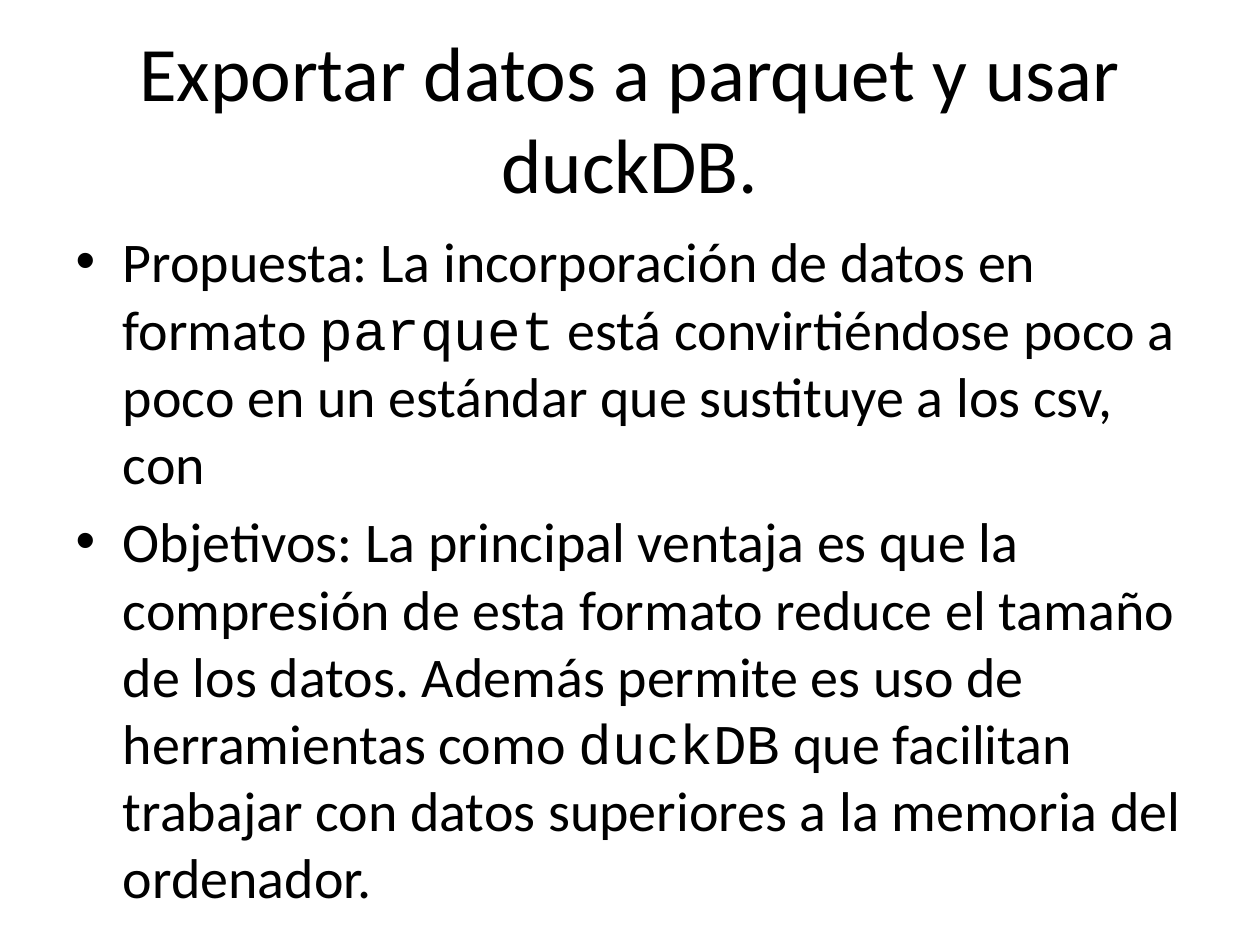
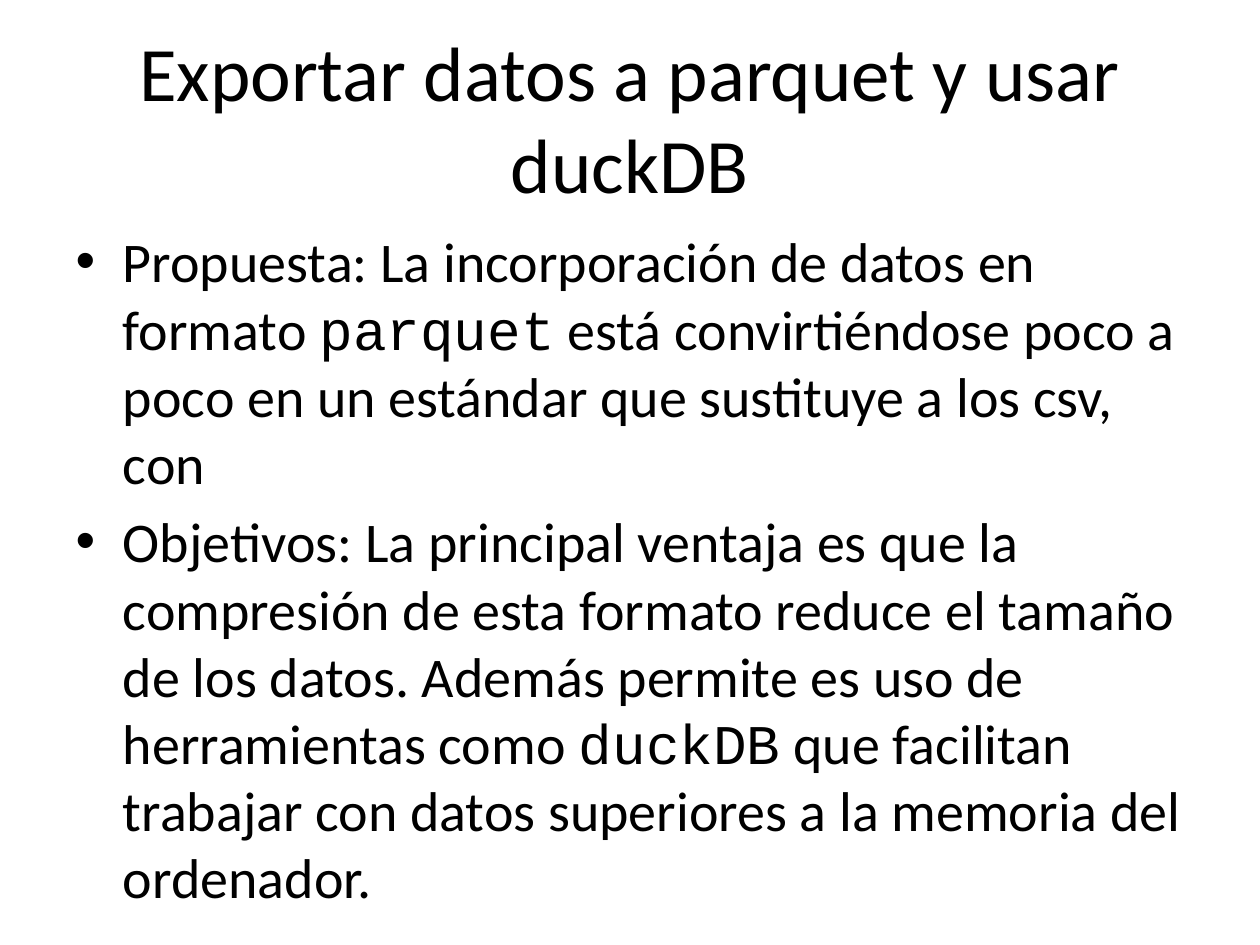
Before and after one commit to santiagomota/datos-madrid-presentacion, a slide deck: slide 6 of docs/index.pptx. Drawn at 1260x945 pixels with LibreOffice and Linux fonts; fonts in the diff are those of the drawing. Boxes give left, top, right and bottom in pixels: in the first picture for what was removed or moved away, otherwise in the second. Text is boxed around its words. In the diff, an @@ line names an element or a change of style, - is before the commit and + after.

```diff
--- a/docs/index.pptx
+++ b/docs/index.pptx
@@ title at (139,47,1119,194): text changed @@
-Exportar datos a parquet y usar duckDB.
+Exportar datos a parquet y usar duckDB
```
Also in this commit, not shown: 5 other slides changed, 2 other files.
